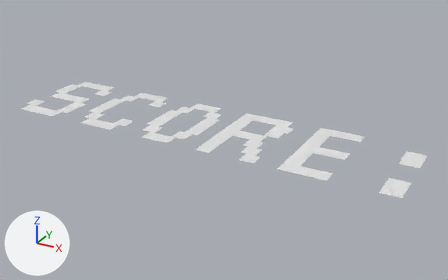
Renders of the Blender file Assets/score.blend from each side of a commit.
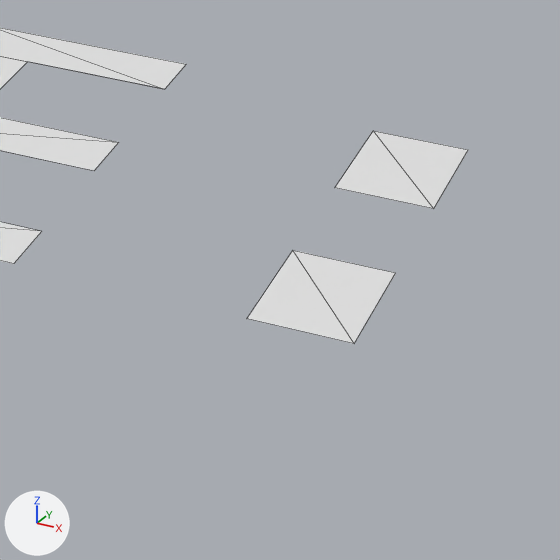
Each version appears first whole from a camera (50 mm lens) standing at (0.881, -1.5, 0.723) and looking at (0.046, 0.019, -0.037), and next in a close-up on the part from 72% to 100% of the width and 44% to 88% of the height. Arrows for +X, +Y and +Z are at lower left; the lights stay in place. The close-ups show mesh edges as thin lines.

The scene before the commit, as lines of its bpy script (objects in view):
```python
me_text_002 = bpy.data.meshes.new('Text.002')
me_text_002.from_pydata(...)  # 144 vertices, 106 faces, 24 loose edges; spans x -0.76..0.97, y -0.21..0.23, z 0.0
ob_text_001 = bpy.data.objects.new('Text.001', me_text_002)
ob_text_001.location = (-0.0874, 0.0017, 0.0)
ob_text_001.scale = (0.734, 0.734, 0.734)
```
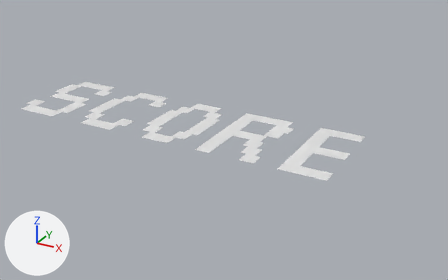
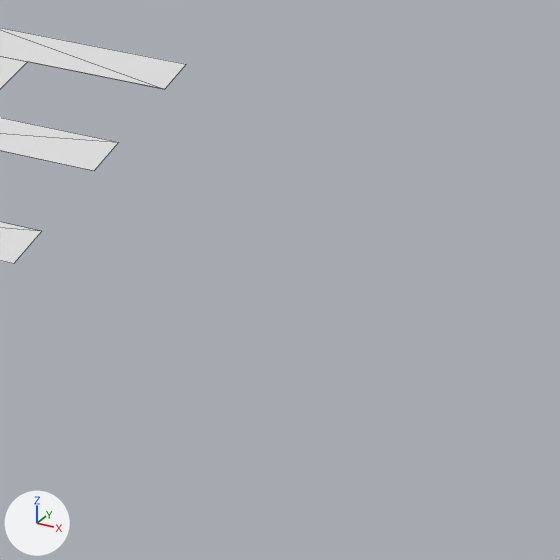
The newer file is also turned or shifted as a whole; pictures and numbers use the older file's frame.

Boxes [x1, y1, x2, y2] around the edits, measured in the close-ups (560 x 560 px):
'Text.001', reshaped: before [0, 28, 468, 343]; after [0, 28, 186, 264]
part 1 of me_text_002, deleted: before [335, 131, 468, 209]
part 2 of me_text_002, deleted: before [247, 250, 395, 343]

The change, as a list of edits to the scene's bpy script:
```text
Change me_text_002:
    where me_text_002.from_pydata(...)  # 144 vertices, 106 faces, 24 loose edges; spans x -0.76..0.97, y -0.21..0.23, z 0.0
    used by ob_text_001; location = (-0.0874, 0.0017, 0.0); scale = (0.734, 0.734, 0.734)
    me_text_002 part 1: the loose piece of 4 vertices spanning x 0.89..0.97, y 0.04..0.16, z 0.0 is deleted
    me_text_002 part 2: the loose piece of 4 vertices spanning x 0.89..0.97, y -0.21..-0.09, z 0.0 is deleted
```
